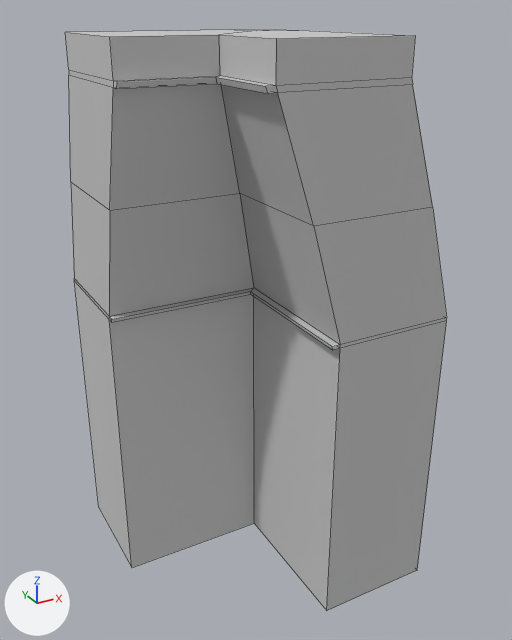
Before and after pictures for a commit that changed the FBX model Assets/Models/Environment/ST_Ceiling_Dome_B.fbx.
Both versions are drawn from a 50 mm camera at (-5.99, -10.98, 10.35) aimed at (-0.17, -0.39, 5.06). Lighting does not change. The marker at lower left points along +X, +Y and +Z. Mesh edges are drawn as thin lines. Where no turn or scale is listed for an object, it has been applied to the vertices.

Objects in the first picture: 'ST_Ceiling_Dome_B'.
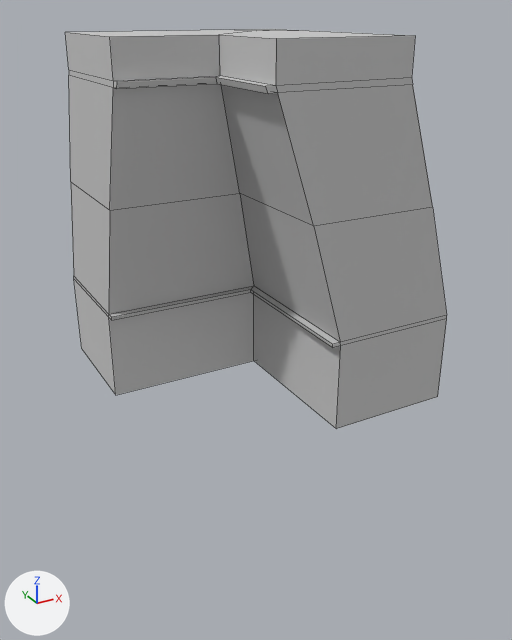
The newer file is also turned or shifted as a whole; pictures and numbers use the older file's frame.

Where the change shows, as pixel boxes [x1, y1, x2, y2] in the pictures (512 x 640 px; the box of a moved part takes in the faces that stretch with it):
```json
{"object": "ST_Ceiling_Dome_B", "change": "reshaped", "before": [65, 29, 447, 611], "after": [65, 29, 447, 429], "on screen": "31% shorter"}
{"part": 1, "of": "me_mesh", "change": "moved or reshaped", "before": [74, 281, 447, 611], "after": [74, 279, 447, 429]}
```

Scene script edits in JSON lines:
```json
{"block": "me_mesh", "where": "me_mesh.from_pydata(...)  # 69 vertices, 68 faces; spans x -2.82..2.2, y -2.83..2.16, z 0.0..10.01"}
{"block": "me_mesh", "where": "# used by ob_st_ceiling_dome_b; location = (0.0, 0.0, 0.0)"}
{"block": "me_mesh", "change": "me_mesh part 1: all 8 vertices in x -2.82..2.2, y -2.83..2.16, z 0.0 are moved by (0.0, 0.0, 4.0)"}
```
